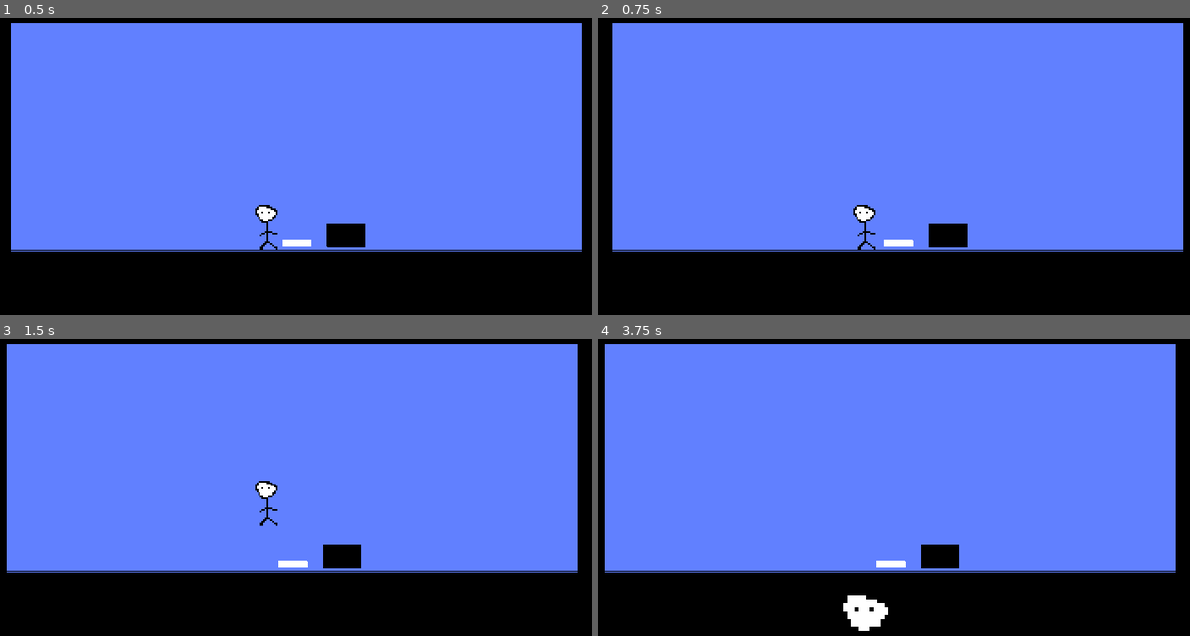
Above: before the commit, frames 1-4 (two rows, left to right).
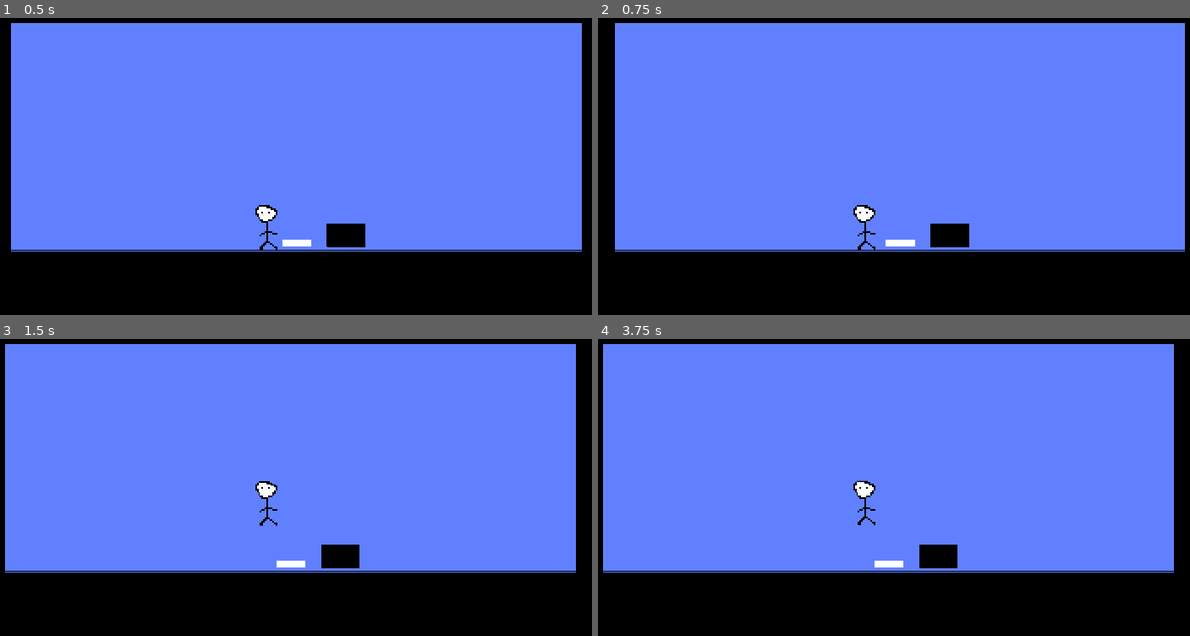
Above: after the commit, the same moments.

Repository: BrightTheBackpack/dimensions
Game: Godot game, scene res://level1.tscn
Same seed, same stepped clock (60 frames per second), same inputs: the game is played once before the commit and once after it.
Inputs:
- Up to frame 1 (0.5 s): no input
- Up to frame 2 (0.75 s): tap Enter at 0.5 s; tap A (a) at 0.6 s
- Up to frame 3 (1.5 s): tap Space (jump) at 0.77 s; tap D (d) at 0.8, 1.35 s
- Up to frame 4 (3.75 s): tap Space (jump) at 1.52, 2.75, 3.02 s; tap S (s) at 1.55, 2.1 s; tap E (switch) at 2.3, 2.85 s; tap W (w) at 3.05, 3.6 s

Frame 1 is identical in both runs. In frame 2, 0.6% of the frame differs, in the area x 2-100%, y 1-79%; in frame 3, 0.5%; in frame 4, 1.4%, in the area x 0-98%, y 1-99%.

Commit message:
minor changes

Diff:
--- a/character_body_3d.gd
+++ b/character_body_3d.gd
@@ -1,15 +1,18 @@
 extends CharacterBody3D
 
 
-const SPEED = 10.0
+const SPEED = 15.0
 @export var JUMP_VELOCITY = 13.0
 @export var GRAVITY = -15.0
 @export var GRAVITY_DOWN = -75.0
 var THREE_D = false
 func _physics_process(delta: float) -> void:
 	# Add the gravity.
+	up_direction = Vector3(0,1,0)
+	print_debug(is_on_floor())
+
 	if not is_on_floor() and !THREE_D:
-		print_debug(velocity)
+		#print_debug(velocity)
 		if(velocity.y > 0.9*JUMP_VELOCITY):
 
 			velocity += Vector3(0.0, GRAVITY, 0.0) * delta
@@ -18,7 +21,10 @@
 			velocity += Vector3(0.0, GRAVITY_DOWN/1.3 , 0.0) * delta
 		else:
 			velocity += Vector3(0.0, GRAVITY_DOWN, 0.0) * delta
+	elif THREE_D:
 
+		velocity += Vector3(0.0, 0.0, GRAVITY_DOWN/10)
+		print_debug(velocity)
 	# Handle jump.
 	if Input.is_action_just_pressed("jump") and is_on_floor():
 		if THREE_D:
@@ -29,7 +35,9 @@
 	# Get the input direction and handle the movement/deceleration.
 	# As good practice, you should replace UI actions with custom gameplay actions.
 	if Input.is_action_just_pressed('switch'):
-		THREE_D = true
+		THREE_D = !THREE_D
+		up_direction = Vector3(0,0,1)
+
 
 	var input_dir := Input.get_vector("a", "d", "s", "w")
 	var direction := (transform.basis * Vector3(input_dir.x, 0, 0)).normalized()
--- a/level1.tscn
+++ b/level1.tscn
@@ -7,7 +7,7 @@
 [ext_resource type="PackedScene" uid="uid://lv4d4vvpodwi" path="res://platform.tscn" id="4_v38iq"]
 
 [sub_resource type="BoxShape3D" id="BoxShape3D_v8kj3"]
-size = Vector3(23.0734, 19.6891, 0.416992)
+size = Vector3(58.5462, 45.5399, 0.416992)
 
 [sub_resource type="BoxMesh" id="BoxMesh_crycw"]
 
@@ -49,7 +49,7 @@
 transform = Transform3D(1, 0, 0, 0, 1, 0, 0, 0, 1, 4.95816, -0.411898, -15.7483)
 
 [node name="CollisionShape3D" type="CollisionShape3D" parent="StaticBody3D(Wall)"]
-transform = Transform3D(1, 0, 0, 0, 1, 0, 0, 0, 1, 0.994408, 7.53741, 0.137355)
+transform = Transform3D(1, 0, 0, 0, 1, 0, 0, 0, 1, -2.70735, 16.2332, 0.137355)
 shape = SubResource("BoxShape3D_v8kj3")
 
 [node name="MeshInstance3D" type="MeshInstance3D" parent="StaticBody3D(Wall)"]
